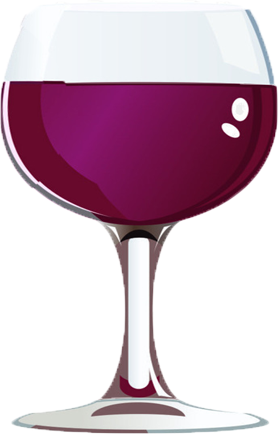
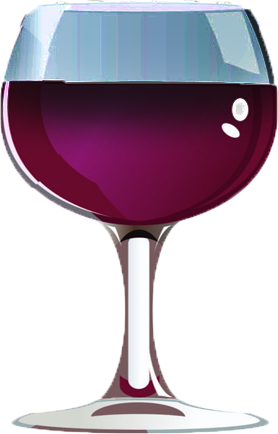
Comparing the layer stacks of the two 278×434 images. Changes:
painted on "Слой 2" over [0, 0, 278, 156]
